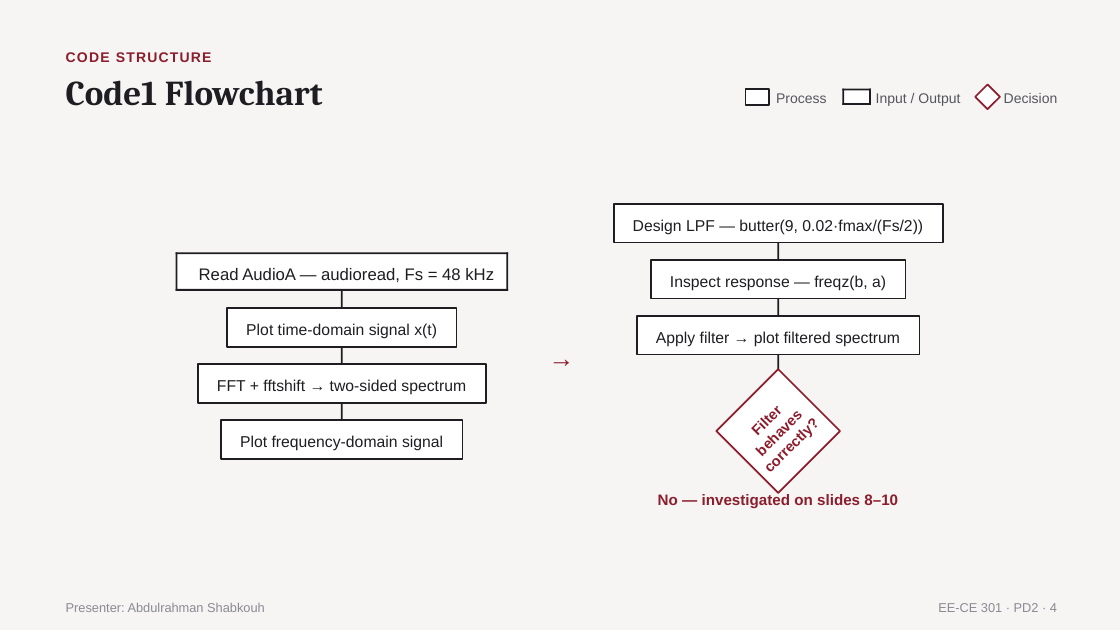
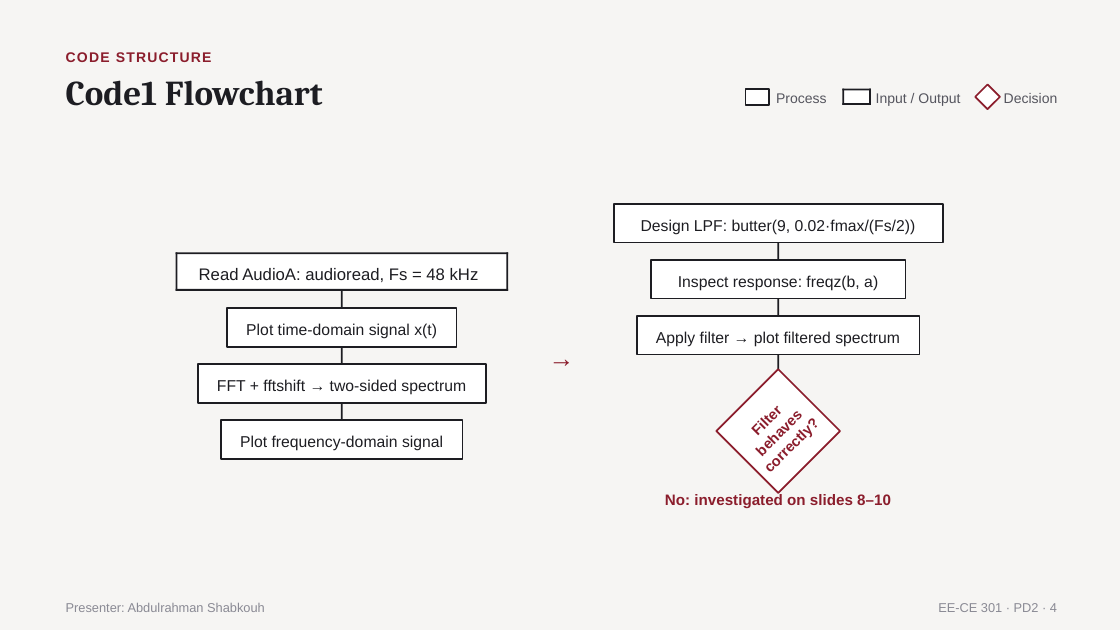
Before and after one commit to Nauseouswave/CODED, a slide deck: slide 4 of matlab/audio-analysis/PD2_SectionM1_Group1.pptx. Drawn at 1120x630 pixels with LibreOffice and Linux fonts; fonts in the diff are those of the drawing. Boxes give left, top, right and bottom in pixels: in the first picture for what was removed or moved away, otherwise in the second. Text is boxed around its words. In the diff, an @@ line names an element or a change of style, - is before the commit and + after.

```diff
--- a/matlab/audio-analysis/PD2_SectionM1_Group1.pptx
+++ b/matlab/audio-analysis/PD2_SectionM1_Group1.pptx
@@ text at [641,219,916,235]: text changed @@
-Design LPF — butter(9, 0.02·fmax/(Fs/2))
+Design LPF: butter(9, 0.02·fmax/(Fs/2))
@@ text at [199,268,479,282]: text changed @@
-Read AudioA — audioread, Fs = 48 kHz
+Read AudioA: audioread, Fs = 48 kHz
@@ text at [678,275,878,291]: text changed @@
-Inspect response — freqz(b, a)
+Inspect response: freqz(b, a)
@@ text at [665,493,891,508]: text changed @@
-No — investigated on slides 8–10
+No: investigated on slides 8–10
```
Also in this commit, not shown: 10 other slides changed.
